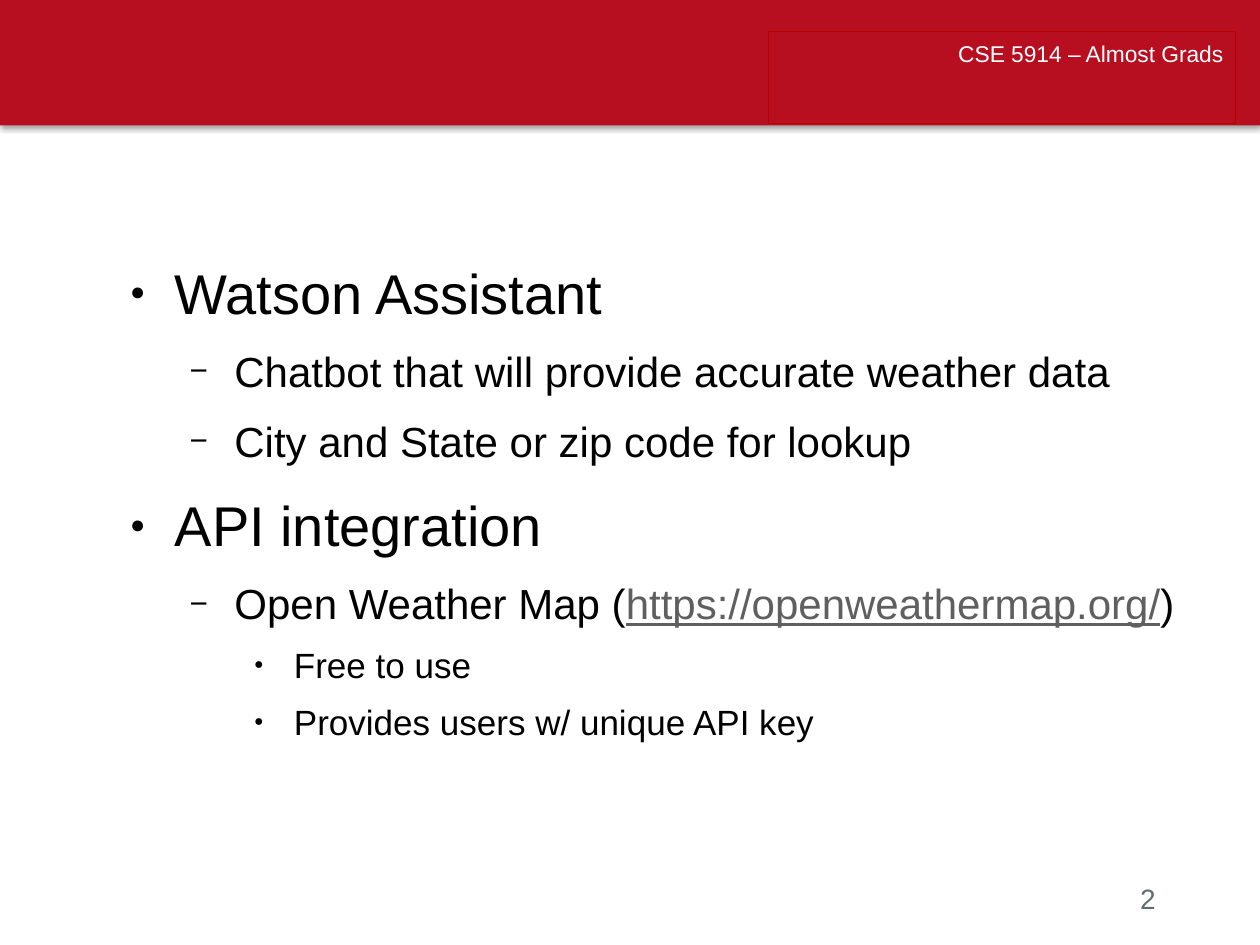
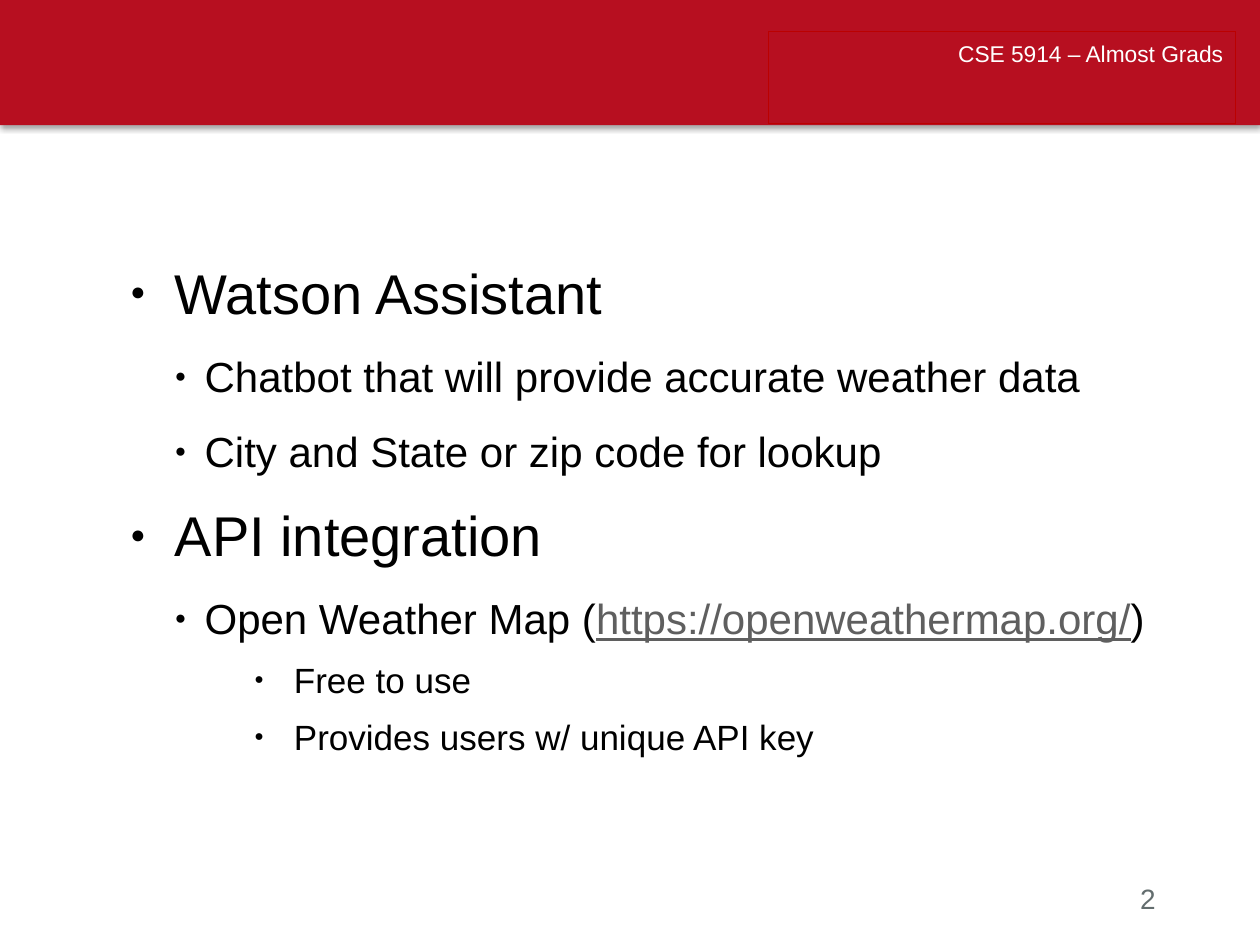
Before and after one commit to almost-grads/watson-project, a slide deck: slide 2 of cse_5914_almost_grads_ckpt_1.pptx. Drawn at 1260x945 pixels with LibreOffice and Linux fonts; fonts in the diff are those of the drawing; background and template pictures are left out. Boxes give left, top, right and bottom in pixels: in the first picture for what was removed or moved away, otherwise in the second. Text is boxed around its words. In the diff, an @@ line names an element or a change of style, - is before the commit and + after.

```diff
--- a/cse_5914_almost_grads_ckpt_1.pptx
+++ b/cse_5914_almost_grads_ckpt_1.pptx
@@ text in rectangle at [205, 361, 1145, 643]: bullet − to ●; list level 2 to 3 in "Chatbot that will provide accurate ..."; list level 2 to 3 in "City and State or zip ..."; list level 2 to 3 in "Open Weather Map (https://openweathermap.org/)" @@
```
Also in this commit, not shown: 3 other slides changed, 1 slide added.
